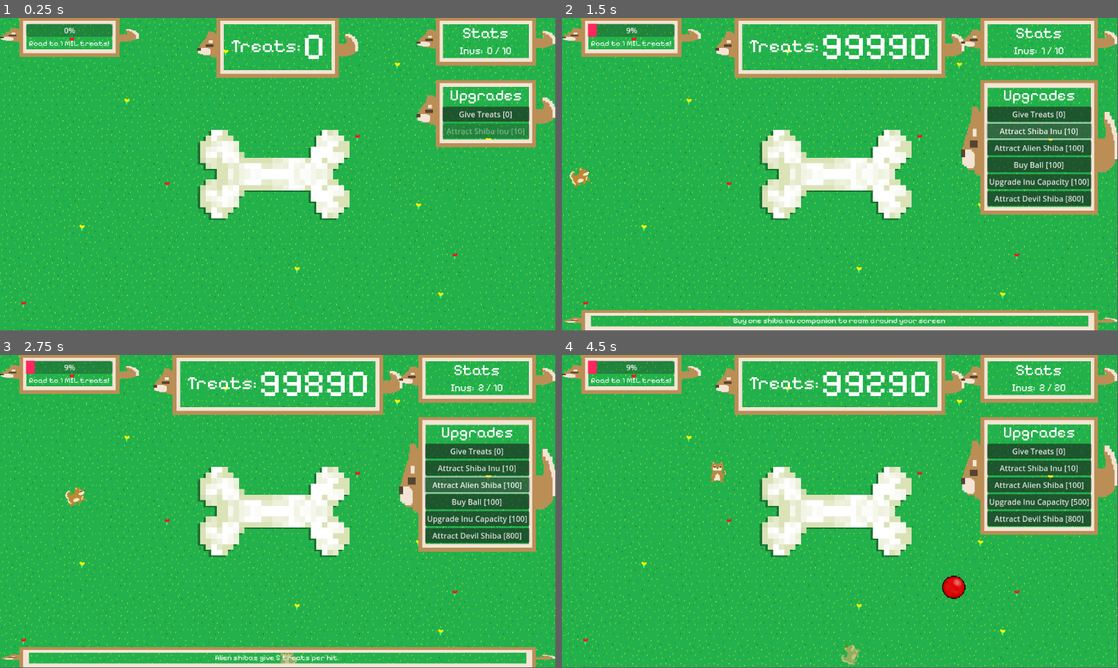
Above: before the commit, frames 1-4 (two rows, left to right).
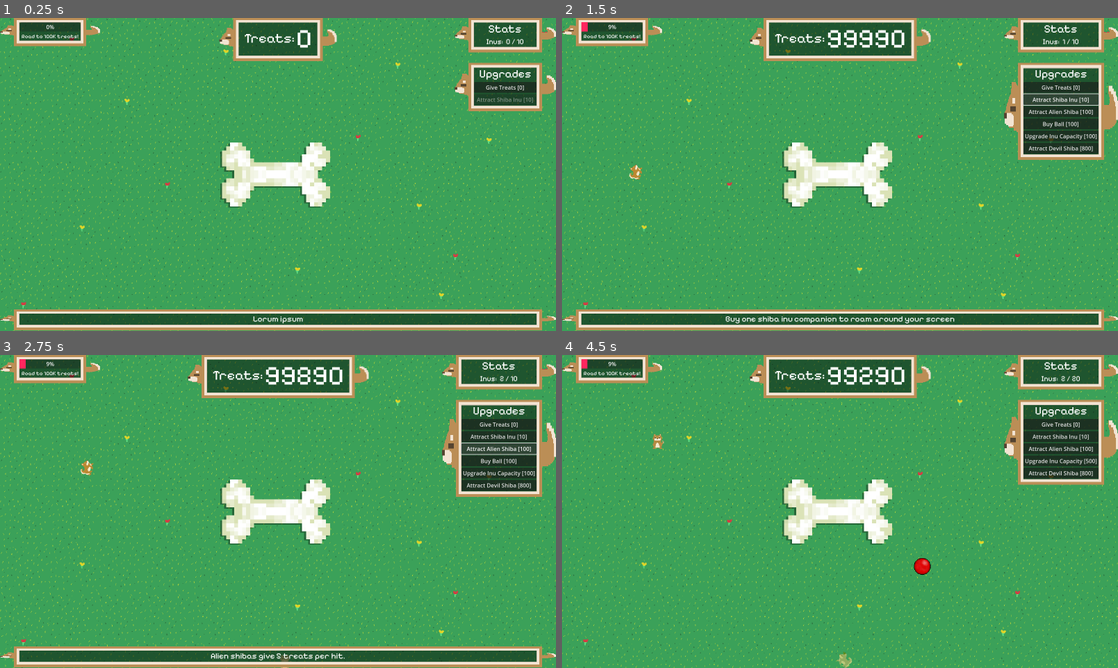
Above: after the commit, the same moments.

Repository: ejmejm/ShibaIdle
Game: Godot game, scene res://scenes/root.tscn
Two runs of this game, one before a commit and one after it. Both use one fixed random seed, a clock stepped at 60 frames per second and the inputs below.
Inputs:
- Up to frame 1 (0.25 s): no input
- Up to frame 2 (1.5 s): click "Give Treats [0]" at 0.5 s; click "Attract Shiba Inu [10]" at 1.25 s
- Up to frame 3 (2.75 s): click "Attract Alien Shiba [100]" at 2 s
- Up to frame 4 (4.5 s): click "Buy Ball [100]" at 2.75 s; click "Upgrade Inu Capacity [100]" at 3.5 s; click "Upgrade Ball [400]" at 4.25 s
In our replay, the window is 799x449 before the commit and 800x450 after it. These sizes can differ from the game's own. Grey fills any space a smaller window leaves; there, only what the larger window draws over its background counts as a difference.

The runs differ from the first frame. In frame 1, 96% of the frame differs, in the area x 0-100%, y 0-100%; in frame 2, 95%; in frame 3, 95%; in frame 4, 96%.

Commit message:
Added ghost logic

Diff:
--- a/inus/devil_inu.tscn
+++ b/inus/devil_inu.tscn
@@ -6,6 +6,9 @@
 [ext_resource type="Texture2D" uid="uid://dtkwmkgsyi4v5" path="res://sprites/DevilShibaWalk.png" id="4_yeaxq"]
 [ext_resource type="Texture2D" uid="uid://bd6b3dkvjnw1m" path="res://sprites/DevilStanding.png" id="5_2s5by"]
 [ext_resource type="Script" path="res://scripts/devil_overlap.gd" id="6_p2lcq"]
+
+[sub_resource type="RectangleShape2D" id="RectangleShape2D_ynpdj"]
+size = Vector2(20.5148, 30.8432)
 
 [sub_resource type="AtlasTexture" id="AtlasTexture_cslqh"]
 atlas = ExtResource("4_yeaxq")
@@ -29,9 +32,6 @@
 "speed": 3.0
 }]
 
-[sub_resource type="RectangleShape2D" id="RectangleShape2D_ynpdj"]
-size = Vector2(20.5148, 30.8432)
-
 [node name="DevilInu" type="Node2D"]
 script = ExtResource("1_5lljb")
 metadata/inu_type = "devil_shiba_inu"
@@ -39,6 +39,16 @@
 [node name="InuStats" parent="." instance=ExtResource("2_wb04f")]
 unique_name_in_owner = true
 treat_power = 20
+
+[node name="Area2D" type="Area2D" parent="."]
+collision_layer = 2
+collision_mask = 2
+script = ExtResource("6_p2lcq")
+
+[node name="CollisionShape2D" type="CollisionShape2D" parent="Area2D"]
+rotation = 1.5708
+scale = Vector2(1.6, 1.3)
+shape = SubResource("RectangleShape2D_ynpdj")
 
 [node name="Controller" type="CharacterBody2D" parent="."]
 unique_name_in_owner = true
@@ -62,15 +72,5 @@
 scale = Vector2(1.6, 1.3)
 shape = SubResource("RectangleShape2D_ynpdj")
 
-[node name="Area2D" type="Area2D" parent="."]
-collision_layer = 0
-collision_mask = 2
-script = ExtResource("6_p2lcq")
-
-[node name="CollisionShape2D" type="CollisionShape2D" parent="Area2D"]
-rotation = 1.5708
-scale = Vector2(1.6, 1.3)
-shape = SubResource("RectangleShape2D_ynpdj")
-
 [connection signal="ready" from="." to="." method="_on_ready"]
 [connection signal="body_entered" from="Area2D" to="Area2D" method="_on_body_entered"]
--- /dev/null
+++ b/inus/ghost_controller.gd
@@ -0,0 +1,10 @@
+class_name GhostInuController
+extends InuController
+
+
+func _on_ball_rolled(location: Vector2, radius: float):
+	pass
+
+
+func stop_movement():
+	target_position = choose_random_spot()
--- a/inus/ghost_inu.tscn
+++ b/inus/ghost_inu.tscn
@@ -2,7 +2,7 @@
 
 [ext_resource type="Script" path="res://scripts/inu.gd" id="1_kh8bx"]
 [ext_resource type="PackedScene" uid="uid://bmtny5iilm1dd" path="res://scenes/inu_stats.tscn" id="2_mixyv"]
-[ext_resource type="Script" path="res://scripts/inu_controller.gd" id="3_mr7ny"]
+[ext_resource type="Script" path="res://inus/ghost_controller.gd" id="3_578bc"]
 [ext_resource type="Texture2D" uid="uid://c6rtle5400fl4" path="res://sprites/ghostriwalk.png" id="4_lqeyh"]
 [ext_resource type="Texture2D" uid="uid://c1p2ln6asss63" path="res://sprites/GhostInu.png" id="5_hrjjp"]
 
@@ -47,12 +47,14 @@
 
 [node name="InuStats" parent="." instance=ExtResource("2_mixyv")]
 unique_name_in_owner = true
+treat_power = 2
+speed = 0.4
 
 [node name="Controller" type="CharacterBody2D" parent="."]
 unique_name_in_owner = true
 collision_layer = 2
 floor_max_angle = 0.0
-script = ExtResource("3_mr7ny")
+script = ExtResource("3_578bc")
 metadata/inu_type = "base_shiba_inu"
 
 [node name="ShibaSprite" type="AnimatedSprite2D" parent="Controller"]
--- a/project.godot
+++ b/project.godot
@@ -17,6 +17,8 @@
 
 [display]
 
+window/size/viewport_width=1600
+window/size/viewport_height=900
 window/size/always_on_top=true
 
 [editor]
--- a/scenes/root.tscn
+++ b/scenes/root.tscn
@@ -16,18 +16,23 @@
 
 [sub_resource type="WorldBoundaryShape2D" id="WorldBoundaryShape2D_hh8vk"]
 normal = Vector2(0, 1)
+distance = -126.0
 
 [sub_resource type="WorldBoundaryShape2D" id="WorldBoundaryShape2D_h6v8l"]
-distance = 3.06213
+distance = -249.0
 
 [sub_resource type="WorldBoundaryShape2D" id="WorldBoundaryShape2D_l8fb7"]
 normal = Vector2(1, 0)
 
 [sub_resource type="WorldBoundaryShape2D" id="WorldBoundaryShape2D_wnq8r"]
 normal = Vector2(-1, 0)
+distance = -448.0
 
 [sub_resource type="RectangleShape2D" id="RectangleShape2D_05yih"]
-size = Vector2(1126, 621)
+size = Vector2(1600, 900)
+
+[sub_resource type="LabelSettings" id="LabelSettings_nqgcw"]
+font_size = 24
 
 [sub_resource type="LabelSettings" id="LabelSettings_iuwn5"]
 font_size = 40
@@ -52,7 +57,7 @@
 collision_mask = 3
 
 [node name="Top" type="CollisionShape2D" parent="MapBounds"]
-position = Vector2(25, -324)
+position = Vector2(25, -198)
 shape = SubResource("WorldBoundaryShape2D_hh8vk")
 
 [node name="Bottom" type="CollisionShape2D" parent="MapBounds"]
@@ -72,19 +77,24 @@
 collision_mask = 0
 
 [node name="CollisionShape2D" type="CollisionShape2D" parent="NavigableArea"]
-position = Vector2(0, 0.5)
+position = Vector2(224, 126)
 shape = SubResource("RectangleShape2D_05yih")
 
 [node name="Background" type="Sprite2D" parent="."]
+position = Vector2(224, 126)
+scale = Vector2(1.38889, 1.38889)
 texture = ExtResource("1_alsf6")
 metadata/_edit_use_anchors_ = true
 
 [node name="Viewport" type="Camera2D" parent="."]
+position = Vector2(224, 126)
 
 [node name="ClickableTreat" parent="." node_paths=PackedStringArray("player_stats") instance=ExtResource("1_osj1l")]
+position = Vector2(224, 126)
 player_stats = NodePath("../GameManager/PlayerStats")
 
 [node name="ItemContainer" type="Node2D" parent="."]
+position = Vector2(224, 126)
 
 [node name="Ball" parent="ItemContainer" instance=ExtResource("9_rdu7f")]
 unique_name_in_owner = true
@@ -94,9 +104,11 @@
 
 [node name="InuContainer" type="Node2D" parent="."]
 unique_name_in_owner = true
+position = Vector2(224, 126)
 
 [node name="BuildingContainer" type="Node2D" parent="."]
 unique_name_in_owner = true
+position = Vector2(224, 126)
 
 [node name="GameManager" type="Node" parent="."]
 
@@ -104,7 +116,7 @@
 
 [node name="PlayerStats" parent="GameManager" node_paths=PackedStringArray("treats_score_label") instance=ExtResource("2_f1wp3")]
 unique_name_in_owner = true
-treats_score_label = NodePath("../../UICanvas/TreatsPanel/MarginContainer/TreatsHeading/HBoxContainer/TreatsCountLabel")
+treats_score_label = NodePath("../../UICanvas/TreatsPanel/MarginContainer/TreatsHeading/VBoxContainer/HBoxContainer/TreatsCountLabel")
 max_inu_capacity = 10
 
 [node name="Spawner" type="Node" parent="GameManager"]
@@ -125,10 +137,17 @@
 
 [node name="DescriptionPanel" type="PanelContainer" parent="UICanvas"]
 unique_name_in_owner = true
-visible = false
-offset_top = 606.0
-offset_right = 1152.0
-offset_bottom = 649.0
+anchors_preset = 7
+anchor_left = 0.5
+anchor_top = 1.0
+anchor_right = 0.5
+anchor_bottom = 1.0
+offset_left = -800.0
+offset_top = -43.0
+offset_right = 800.0
+grow_horizontal = 2
+grow_vertical = 0
+size_flags_vertical = 8
 
 [node name="MarginContainer" type="MarginContainer" parent="UICanvas/DescriptionPanel"]
 layout_mode = 2
@@ -138,7 +157,8 @@
 
 [node name="Label" type="Label" parent="UICanvas/DescriptionPanel/MarginContainer/CenterContainer"]
 layout_mode = 2
-text = "Lorum ipsum motha fucka"
+text = "Lorum ipsum"
+label_settings = SubResource("LabelSettings_nqgcw")
 
 [node name="TreatsPanel" type="PanelContainer" parent="UICanvas"]
 anchors_preset = 5
@@ -161,13 +181,16 @@
 [node name="TreatsHeading" type="GridContainer" parent="UICanvas/TreatsPanel/MarginContainer"]
 layout_mode = 2
 
-[node name="HBoxContainer" type="HBoxContainer" parent="UICanvas/TreatsPanel/MarginContainer/TreatsHeading"]
-layout_mode = 2
-
-[node name="CenterContainer" type="CenterContainer" parent="UICanvas/TreatsPanel/MarginContainer/TreatsHeading/HBoxContainer"]
-layout_mode = 2
-
-[node name="TreatsLabel" type="Label" parent="UICanvas/TreatsPanel/MarginContainer/TreatsHeading/HBoxContainer/CenterContainer"]
+[node name="VBoxContainer" type="VBoxContainer" parent="UICanvas/TreatsPanel/MarginContainer/TreatsHeading"]
+layout_mode = 2
+
+[node name="HBoxContainer" type="HBoxContainer" parent="UICanvas/TreatsPanel/MarginContainer/TreatsHeading/VBoxContainer"]
+layout_mode = 2
+
+[node name="CenterContainer" type="CenterContainer" parent="UICanvas/TreatsPanel/MarginContainer/TreatsHeading/VBoxContainer/HBoxContainer"]
+layout_mode = 2
+
+[node name="TreatsLabel" type="Label" parent="UICanvas/TreatsPanel/MarginContainer/TreatsHeading/VBoxContainer/HBoxContainer/CenterContainer"]
 layout_mode = 2
 size_flags_horizontal = 4
 size_flags_vertical = 0
@@ -177,7 +200,7 @@
 vertical_alignment = 1
 metadata/_edit_use_anchors_ = true
 
-[node name="TreatsCountLabel" type="Label" parent="UICanvas/TreatsPanel/MarginContainer/TreatsHeading/HBoxContainer"]
+[node name="TreatsCountLabel" type="Label" parent="UICanvas/TreatsPanel/MarginContainer/TreatsHeading/VBoxContainer/HBoxContainer"]
 layout_mode = 2
 text = "0"
 label_settings = SubResource("LabelSettings_l8j6x")
@@ -292,14 +315,14 @@
 [node name="ProgressBar" type="ProgressBar" parent="UICanvas/ProgressbarContainer/MarginContainer/VBoxContainer" node_paths=PackedStringArray("shortcut_context")]
 layout_mode = 2
 mouse_filter = 1
-shortcut_context = NodePath("../../../../TreatsPanel/MarginContainer/TreatsHeading/HBoxContainer/TreatsCountLabel")
+shortcut_context = NodePath("../../../../TreatsPanel/MarginContainer/TreatsHeading/VBoxContainer/HBoxContainer/TreatsCountLabel")
 theme_override_styles/fill = SubResource("StyleBoxFlat_tebg3")
 max_value = 1e+06
 script = ExtResource("10_0ld48")
 
 [node name="Label" type="Label" parent="UICanvas/ProgressbarContainer/MarginContainer/VBoxContainer"]
 layout_mode = 2
-text = "Road to 1 MIL treats!"
+text = "Road to 100K treats!"
 horizontal_alignment = 1
 
 [node name="BGmusic" type="AudioStreamPlayer" parent="."]
--- a/scenes/upgrade_button.tscn
+++ b/scenes/upgrade_button.tscn
@@ -1,12 +1,17 @@
-[gd_scene load_steps=2 format=3 uid="uid://xfcue4vpf2u7"]
+[gd_scene load_steps=3 format=3 uid="uid://xfcue4vpf2u7"]
 
 [ext_resource type="Script" path="res://upgrade_button.gd" id="1_fhjaj"]
+[ext_resource type="AudioStream" uid="uid://tgyhkyh3d5fb" path="res://audio/SELECTION.mp3" id="2_23mgc"]
 
 [node name="UpgradeButton" type="Button"]
 offset_right = 8.0
 offset_bottom = 8.0
 script = ExtResource("1_fhjaj")
 
+[node name="AudioStreamPlayer" type="AudioStreamPlayer" parent="."]
+stream = ExtResource("2_23mgc")
+volume_db = -10.455
+
 [connection signal="mouse_entered" from="." to="." method="_on_button_hovered"]
 [connection signal="mouse_exited" from="." to="." method="_on_button_unhovered"]
 [connection signal="pressed" from="." to="." method="_on_pressed"]
--- a/scripts/devil_overlap.gd
+++ b/scripts/devil_overlap.gd
@@ -5,10 +5,10 @@
 
 
 func _on_body_entered(body: Node2D) -> void:
-	if body is InuController:
+	if body is InuController and body != %Controller:
 		var inu: Inu = body.get_parent()
 		var inu_container: Node = inu.get_parent()
-		if randf() < 1: # 0.02:
-			spawner.spawn_inu("ghost_shiba")
+		if randf() < 0.01:
+			spawner.call_deferred("spawn_inu", "ghost_shiba", inu.position)
 			inu_container.remove_child(inu)
 			inu.queue_free()
--- a/themes/inu_theme.tres
+++ b/themes/inu_theme.tres
@@ -5,9 +5,9 @@
 
 [sub_resource type="StyleBoxTexture" id="StyleBoxTexture_gbemd"]
 texture = ExtResource("2_tni7g")
-texture_margin_left = 54.0
+texture_margin_left = 56.0
 texture_margin_top = 12.0
-texture_margin_right = 54.0
+texture_margin_right = 56.0
 texture_margin_bottom = 20.0
 
 [resource]
--- a/upgrade_button.gd
+++ b/upgrade_button.gd
@@ -23,6 +23,7 @@
 
 func _on_pressed():
 	lock.lock()
+	$AudioStreamPlayer.play()
 	if _upgrade.is_purchasable():
 		_upgrade.purchase()
 	lock.unlock()
Not shown: 1 places in scenes/root.tscn that only renumber resources
Binary file changed: sprites/Border.png
Binary file changed: tilebg/LDMG.png
